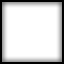
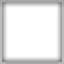
Before/after of a w=64, h=64 layered artwork. What changed in the layer stack:
painted on "Basic Square" over [0, 0, 64, 64]
